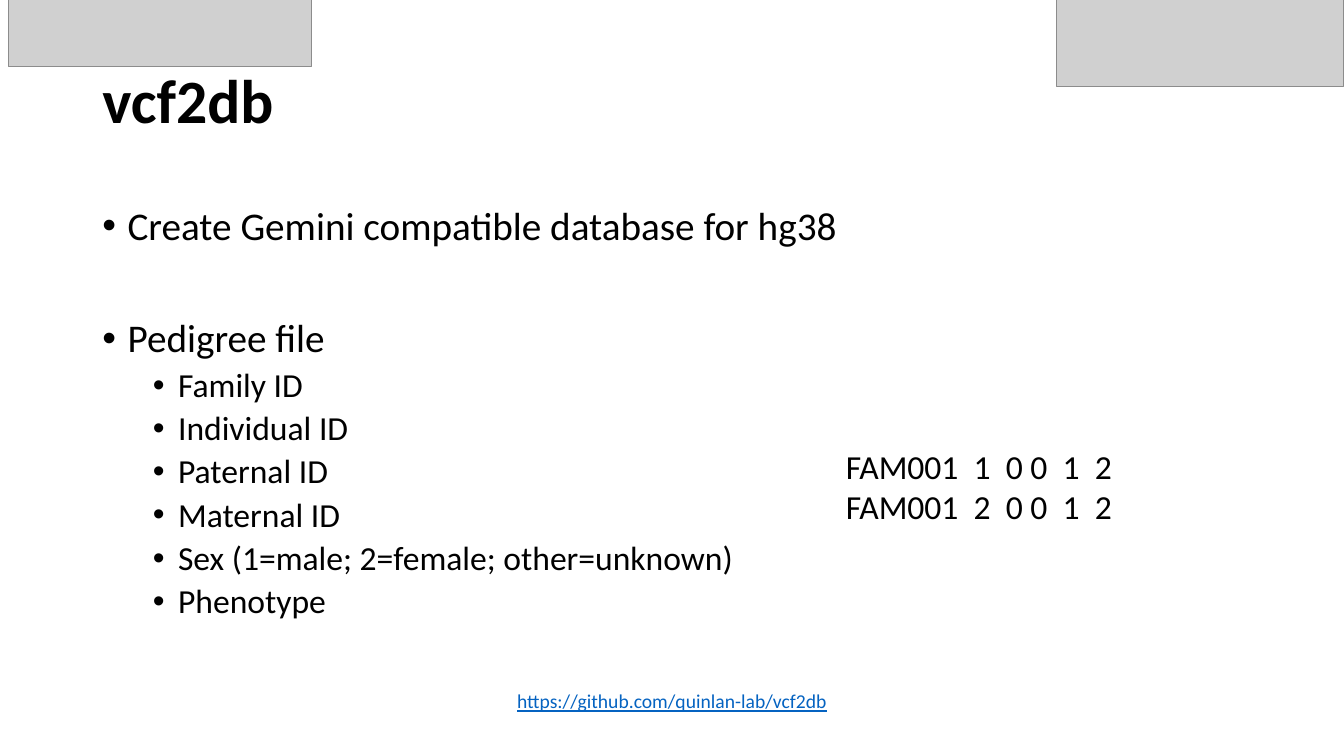
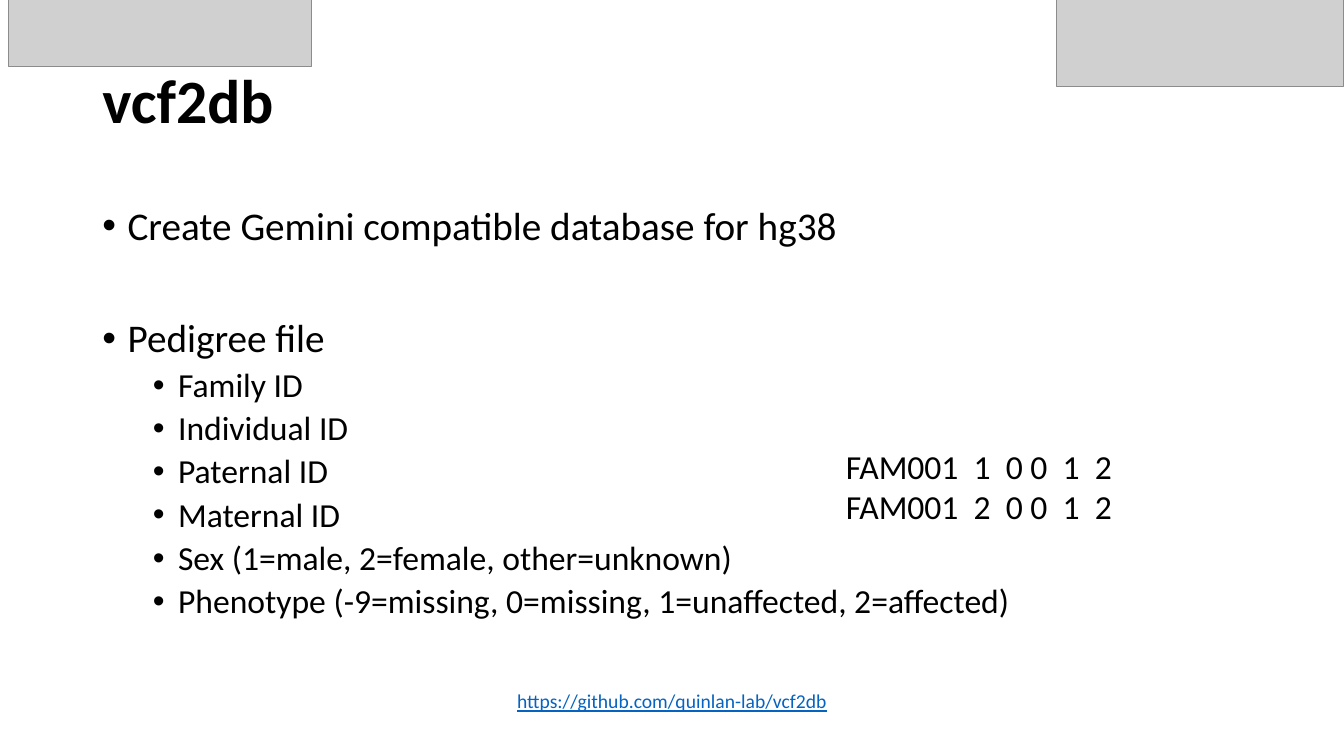
Before and after one commit to berkgurdamar/EJP-RD-Istanbul-Workshop, a slide deck: slide 4 of Presentations/2.Annotation.pptx. Drawn at 1344x756 pixels with LibreOffice and Linux fonts; fonts in the diff are those of the drawing; grey boxes stand for pictures. Boxes give left, top, right and bottom in pixels: in the first picture for what was removed or moved away, otherwise in the second. Text is boxed around its words. In the diff, an @@ line names an element or a change of style, - is before the commit and + after.

```diff
--- a/Presentations/2.Annotation.pptx
+++ b/Presentations/2.Annotation.pptx
@@ text at (178, 545, 1009, 619): text changed @@
-  • Sex (1=male; 2=female; other=unknown)
-  • Phenotype
+  • Sex (1=male, 2=female, other=unknown)
+  • Phenotype (-9=missing, 0=missing, 1=unaffected, 2=affected)
```
